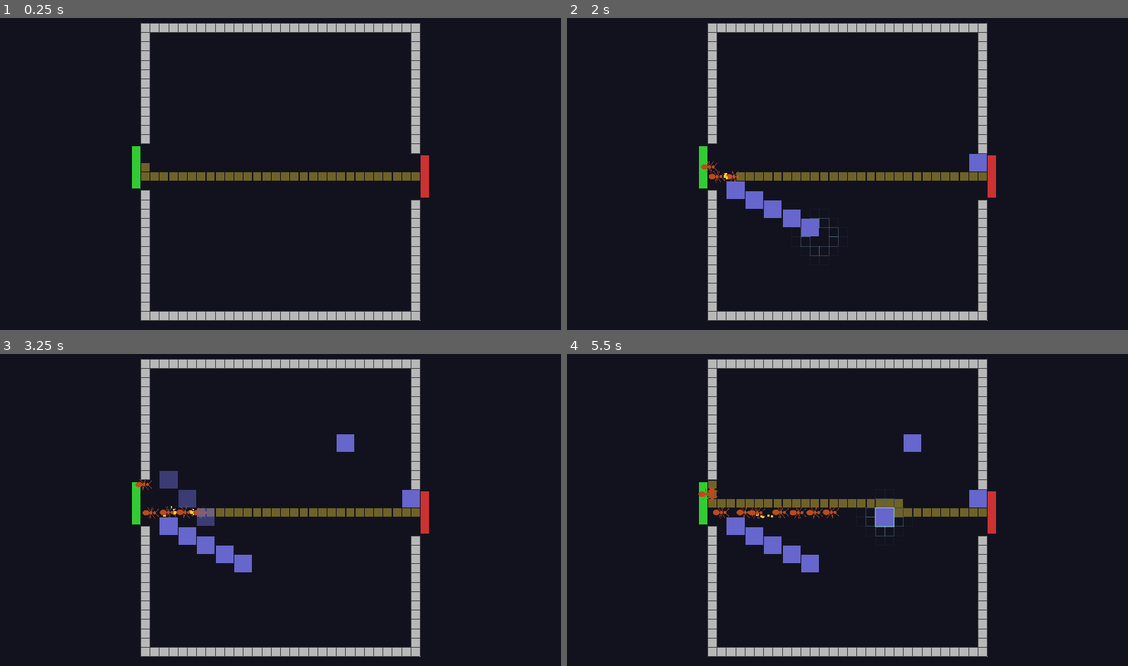
Above: before the commit, frames 1-4 (two rows, left to right).
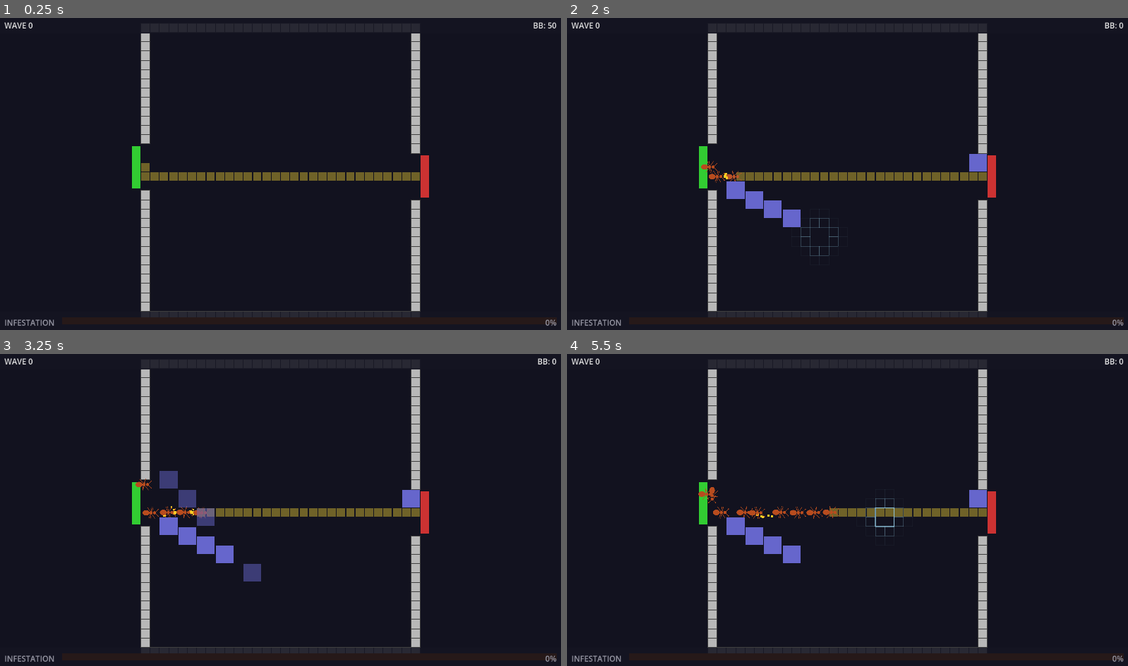
Above: after the commit, the same moments.

Repository: TimGoergen/critter-quitters
Game: Godot game, scene res://Main.tscn
Two runs of this game, one before a commit and one after it. Both use one fixed random seed, a clock stepped at 60 frames per second and the inputs below.
Inputs (mouse positions are in pixels of both pictures, inside the frame that each line leads up to):
- Up to frame 1 (0.25 s): no input
- Up to frame 2 (2 s): tap Enter at 0.5 s; move the mouse to (970, 155) at 0.52 s; click (970, 155) at 0.67 s; tap Space at 1.25 s; drag from (735, 186) to (819, 236) at 1.27 s
- Up to frame 3 (3.25 s): move the mouse to (336, 438) at 2.02 s; click (336, 438) at 2.17 s; drag from (252, 572) to (112, 460) at 2.77 s
- Up to frame 4 (5.5 s): move the mouse to (1015, 556) at 3.52 s; click (1015, 556) at 3.67 s; drag from (679, 460) to (763, 428) at 4.27 s; move the mouse to (875, 506) at 5.02 s; click (875, 506) at 5.17 s

The runs differ from the first frame. In frame 1, 3.3% of the frame differs, in the area x 0-100%, y 1-99%; in frame 2, 3.5%; in frame 3, 3.8%; in frame 4, 4.9%.

Commit message:
Implement Bug Bucks economy and Infestation Level
- Add cost to Trap STATS; expose get_cost()
- Add bounty to Enemy STATS; expose get_bounty()
- Wire GameState: add_bug_bucks, spend_bug_bucks, add_infestation with signals
- Arena deducts cost on placement, awards 70% refund on removal
- Arena awards bounty on kill, increments infestation on exit
- HUD overlay: Bug Bucks counter, wave number, infestation bar

Co-Authored-By: Claude Sonnet 4.6 <noreply@anthropic.com>

Diff:
--- a/game/arena/Arena.gd
+++ b/game/arena/Arena.gd
@@ -31,6 +31,7 @@
 const Enemy       = preload("res://enemies/Enemy.gd")
 const Trap        = preload("res://traps/Trap.gd")
 const Projectile  = preload("res://traps/Projectile.gd")
+const HUD         = preload("res://ui/HUD.gd")
 
 
 # ---------------------------------------------------------------------------
@@ -159,6 +160,7 @@
 	_spawn_arena_border()
 
 	_pathfinder.recalculate()
+	add_child(HUD.new())
 	_start_wave()
 
 
@@ -269,10 +271,9 @@
 	_drag_origin = Vector2i(-1, -1)
 
 
-## Returns true if the player can afford one more trap.
-## Phase 1 stub — always returns true until the currency system exists.
+## Returns true if the player can afford one more Snap Trap.
 func _can_afford_trap() -> bool:
-	return true   # TODO: check GameState.bug_bucks >= trap_cost
+	return GameState.bug_bucks >= Trap.STATS[Trap.TrapType.SNAP_TRAP]["cost"]
 
 
 ## Returns true if any active enemy's current or target cell falls inside
@@ -342,13 +343,15 @@
 		return
 
 	var anchor: Vector2i = _trap_anchors[cell]
+
+	if _trap_nodes.has(anchor):
+		GameState.add_bug_bucks(int(_trap_nodes[anchor].get_cost() * 0.7))
+		_trap_nodes[anchor].queue_free()
+		_trap_nodes.erase(anchor)
+
 	for c in _get_trap_cells(anchor):
 		_grid.remove_trap(c)
 		_trap_anchors.erase(c)
-
-	if _trap_nodes.has(anchor):
-		_trap_nodes[anchor].queue_free()
-		_trap_nodes.erase(anchor)
 
 
 ## Returns true if the given cells can be trapped without sealing either gap.
@@ -498,6 +501,7 @@
 
 
 func _on_enemy_reached_exit(enemy: Node3D) -> void:
+	GameState.add_infestation(enemy.get_infestation_damage())
 	_active_enemies.erase(enemy)
 	# enemy.queue_free() is called inside Enemy.gd — no double-free needed.
 
@@ -506,9 +510,9 @@
 
 
 func _on_enemy_died(enemy: Node3D) -> void:
+	GameState.add_bug_bucks(enemy.get_bounty())
 	_active_enemies.erase(enemy)
 	# enemy.queue_free() is called inside Enemy._die() after the flash tween.
-	# TODO: award Bug Bucks here once the currency system exists.
 
 	if _active_enemies.is_empty() and _enemies_left_to_spawn == 0:
 		_start_wave()
@@ -844,6 +848,7 @@
 	trap.fired.connect(_on_trap_fired)
 	_trap_container.add_child(trap)
 	trap.initialize(Trap.TrapType.SNAP_TRAP, _active_enemies)
+	GameState.spend_bug_bucks(trap.get_cost())
 	_trap_nodes[anchor] = trap
 
 
--- a/game/core/GameState.gd
+++ b/game/core/GameState.gd
@@ -41,6 +41,12 @@
 ## Emitted once when a run ends, before transitioning back to the hub.
 signal run_ended
 
+## Emitted whenever bug_bucks changes. HUD connects here to stay current.
+signal bug_bucks_changed(new_amount: int)
+
+## Emitted whenever infestation_level changes. HUD connects here to stay current.
+signal infestation_changed(new_level: float)
+
 
 # ---------------------------------------------------------------------------
 # Constants
@@ -54,13 +60,16 @@
 ## TODO: tune via playtesting; increase via meta upgrades
 const STARTING_BUG_BUCKS: int = 50
 
+## Total infestation points that fill the bar to 1.0.
+## TODO: tune via playtesting
+const INFESTATION_MAX: int = 20
+
 
 # ---------------------------------------------------------------------------
 # Run state
 #
 # These values are reset at the start of each run by start_run().
-# Read them freely; mutate them only through the methods below or through
-# the systems that own each value (e.g. economy system owns bug_bucks).
+# Read them freely; mutate them only through the methods below.
 # ---------------------------------------------------------------------------
 
 ## Current phase of the game. Setting this property emits phase_changed.
@@ -107,6 +116,8 @@
 	infestation_level = 0.0
 	current_phase = Phase.PLACING
 	run_started.emit()
+	bug_bucks_changed.emit(bug_bucks)
+	infestation_changed.emit(infestation_level)
 
 
 ## Ends the current run and returns the game to the hub.
@@ -114,3 +125,27 @@
 func end_run() -> void:
 	current_phase = Phase.RUN_OVER
 	run_ended.emit()
+
+
+## Adds amount to bug_bucks and notifies listeners.
+func add_bug_bucks(amount: int) -> void:
+	bug_bucks += amount
+	bug_bucks_changed.emit(bug_bucks)
+
+
+## Deducts amount from bug_bucks if affordable. Returns true on success.
+func spend_bug_bucks(amount: int) -> bool:
+	if bug_bucks < amount:
+		return false
+	bug_bucks -= amount
+	bug_bucks_changed.emit(bug_bucks)
+	return true
+
+
+## Increases infestation_level by points / INFESTATION_MAX.
+## Calls end_run() if the level reaches 1.0.
+func add_infestation(points: int) -> void:
+	infestation_level = minf(infestation_level + float(points) / float(INFESTATION_MAX), 1.0)
+	infestation_changed.emit(infestation_level)
+	if infestation_level >= 1.0:
+		end_run()
--- a/game/enemies/Enemy.gd
+++ b/game/enemies/Enemy.gd
@@ -49,11 +49,11 @@
 ##   infestation   — Infestation Level increase when this pest reaches the exit
 ##   color         — placeholder cylinder colour (replaced by ASCII billboard in Phase 3)
 const STATS := {
-	EnemyType.ANT:       { "hp": 10,  "speed": 3.0, "infestation": 1,  "color": Color(0.85, 0.35, 0.15) },
-	EnemyType.CRICKET:   { "hp":  8,  "speed": 5.0, "infestation": 1,  "color": Color(0.50, 0.80, 0.20) },
-	EnemyType.BEETLE:    { "hp": 40,  "speed": 1.5, "infestation": 3,  "color": Color(0.20, 0.40, 0.80) },
-	EnemyType.COCKROACH: { "hp": 80,  "speed": 1.0, "infestation": 5,  "color": Color(0.55, 0.30, 0.10) },
-	EnemyType.RAT:       { "hp": 200, "speed": 0.7, "infestation": 10, "color": Color(0.70, 0.65, 0.60) },
+	EnemyType.ANT:       { "hp": 10,  "speed": 3.0, "infestation": 1,  "bounty": 1,  "color": Color(0.85, 0.35, 0.15) },
+	EnemyType.CRICKET:   { "hp":  8,  "speed": 5.0, "infestation": 1,  "bounty": 2,  "color": Color(0.50, 0.80, 0.20) },
+	EnemyType.BEETLE:    { "hp": 40,  "speed": 1.5, "infestation": 3,  "bounty": 5,  "color": Color(0.20, 0.40, 0.80) },
+	EnemyType.COCKROACH: { "hp": 80,  "speed": 1.0, "infestation": 5,  "bounty": 10, "color": Color(0.55, 0.30, 0.10) },
+	EnemyType.RAT:       { "hp": 200, "speed": 0.7, "infestation": 10, "bounty": 25, "color": Color(0.70, 0.65, 0.60) },
 }
 
 
@@ -119,6 +119,7 @@
 
 # Set to true when _die() is called; stops movement and prevents re-entry.
 var _is_dead: bool = false
+var _bounty: int = 0
 
 # Accumulated walk time used to index into ANT_FRAMES.
 var _walk_time: float = 0.0
@@ -148,6 +149,7 @@
 	_max_hp            = stats["hp"]
 	_current_hp        = _max_hp
 	_infestation_damage = stats["infestation"]
+	_bounty            = stats["bounty"]
 
 	_path         = initial_path
 	_current_cell = _path[0]
@@ -198,6 +200,11 @@
 ## Returns the Infestation Level damage this pest deals on exit.
 func get_infestation_damage() -> int:
 	return _infestation_damage
+
+
+## Returns the Bug Bucks awarded to the player for killing this pest.
+func get_bounty() -> int:
+	return _bounty
 
 
 # ---------------------------------------------------------------------------
--- a/game/traps/Trap.gd
+++ b/game/traps/Trap.gd
@@ -38,10 +38,10 @@
 ##   cooldown — seconds between shots; 0.0 = passive (no shots fired)
 ##   color    — placeholder box colour (replaced by ASCII billboard in Phase 3)
 const STATS := {
-	TrapType.SNAP_TRAP:  { "damage": 1.5,  "range": 3.5, "cooldown": 1.0, "color": Color(0.40, 0.40, 0.80) },
-	TrapType.ZAPPER:     { "damage": 25.0, "range": 6.0, "cooldown": 2.5, "color": Color(0.90, 0.85, 0.20) },
-	TrapType.FOGGER:     { "damage": 15.0, "range": 4.0, "cooldown": 2.0, "color": Color(0.60, 0.90, 0.60) },
-	TrapType.GLUE_BOARD: { "damage": 0.0,  "range": 3.0, "cooldown": 0.0, "color": Color(0.80, 0.70, 0.30) },
+	TrapType.SNAP_TRAP:  { "damage": 1.5,  "range": 3.5, "cooldown": 1.0, "cost": 10, "color": Color(0.40, 0.40, 0.80) },
+	TrapType.ZAPPER:     { "damage": 25.0, "range": 6.0, "cooldown": 2.5, "cost": 25, "color": Color(0.90, 0.85, 0.20) },
+	TrapType.FOGGER:     { "damage": 15.0, "range": 4.0, "cooldown": 2.0, "cost": 20, "color": Color(0.60, 0.90, 0.60) },
+	TrapType.GLUE_BOARD: { "damage": 0.0,  "range": 3.0, "cooldown": 0.0, "cost": 15, "color": Color(0.80, 0.70, 0.30) },
 }
 
 
@@ -65,6 +65,7 @@
 var _range: float        = 0.0
 var _cooldown: float     = 0.0
 var _cooldown_remaining: float = 0.0
+var _cost: int           = 0
 
 # Direct reference to Arena._active_enemies. GDScript arrays are reference
 # types, so this always reflects the live list without any extra bookkeeping.
@@ -85,6 +86,7 @@
 	_damage    = stats["damage"]
 	_range     = stats["range"]
 	_cooldown  = stats["cooldown"]
+	_cost      = stats["cost"]
 
 	_spawn_visual(stats["color"])
 
@@ -164,6 +166,11 @@
 # Private helpers
 # ---------------------------------------------------------------------------
 
+## Returns the Bug Bucks cost to place this trap.
+func get_cost() -> int:
+	return _cost
+
+
 ## Creates the placeholder visual as a child MeshInstance3D.
 ## Replaced by an ASCII billboard node in Phase 3.
 func _spawn_visual(color: Color) -> void:
--- /dev/null
+++ b/game/ui/HUD.gd
@@ -0,0 +1,114 @@
+## HUD.gd
+## Minimal in-run overlay: Bug Bucks counter, wave number, Infestation bar.
+## Built procedurally — no scene file required.
+
+extends CanvasLayer
+
+const COLOR_PANEL_BG    := Color(0.08, 0.08, 0.13, 0.88)
+const COLOR_BAR_BG      := Color(0.15, 0.10, 0.10, 1.0)
+const COLOR_BAR_FILL    := Color(0.85, 0.22, 0.22, 1.0)
+const COLOR_TEXT        := Color(0.90, 0.90, 0.90, 1.0)
+const COLOR_TEXT_DIM    := Color(0.60, 0.60, 0.65, 1.0)
+
+const PANEL_H: float = 40.0
+const BAR_H:   float = 14.0
+const MARGIN:  float = 12.0
+
+var _wave_label:        Label
+var _bucks_label:       Label
+var _infestation_fill:  ColorRect
+var _infestation_label: Label
+
+
+func _ready() -> void:
+	_build_ui()
+	GameState.bug_bucks_changed.connect(_on_bucks_changed)
+	GameState.infestation_changed.connect(_on_infestation_changed)
+	GameState.phase_changed.connect(_on_phase_changed)
+	_on_bucks_changed(GameState.bug_bucks)
+	_on_infestation_changed(GameState.infestation_level)
+	_refresh_wave()
+
+
+func _build_ui() -> void:
+	# --- Top panel ---
+	var top_bg := ColorRect.new()
+	top_bg.color = COLOR_PANEL_BG
+	top_bg.anchor_right  = 1.0
+	top_bg.anchor_bottom = 0.0
+	top_bg.offset_bottom = PANEL_H
+	add_child(top_bg)
+
+	_wave_label = _make_label("WAVE 0", Vector2(MARGIN, 0.0), PANEL_H)
+	top_bg.add_child(_wave_label)
+
+	_bucks_label = _make_label("BB: 0", Vector2(0.0, 0.0), PANEL_H)
+	_bucks_label.anchor_left  = 1.0
+	_bucks_label.anchor_right = 1.0
+	_bucks_label.offset_left  = -140.0
+	_bucks_label.offset_right = -MARGIN
+	_bucks_label.horizontal_alignment = HORIZONTAL_ALIGNMENT_RIGHT
+	top_bg.add_child(_bucks_label)
+
+	# --- Bottom infestation bar ---
+	var bar_bg := ColorRect.new()
+	bar_bg.color = COLOR_PANEL_BG
+	bar_bg.anchor_top    = 1.0
+	bar_bg.anchor_bottom = 1.0
+	bar_bg.anchor_right  = 1.0
+	bar_bg.offset_top    = -(BAR_H + MARGIN * 2.0)
+	add_child(bar_bg)
+
+	var bar_label := _make_label("INFESTATION", Vector2(MARGIN, 0.0), BAR_H + MARGIN * 2.0)
+	bar_label.add_theme_color_override("font_color", COLOR_TEXT_DIM)
+	bar_bg.add_child(bar_label)
+
+	var track := ColorRect.new()
+	track.color        = COLOR_BAR_BG
+	track.anchor_right = 1.0
+	track.offset_left  = 130.0
+	track.offset_right = -MARGIN
+	track.offset_top   = MARGIN
+	track.offset_bottom = MARGIN + BAR_H
+	bar_bg.add_child(track)
+
+	_infestation_fill = ColorRect.new()
+	_infestation_fill.color  = COLOR_BAR_FILL
+	_infestation_fill.size.y = BAR_H
+	_infestation_fill.position.y = MARGIN
+	track.add_child(_infestation_fill)
+
+	_infestation_label = _make_label("0%", Vector2(0.0, 0.0), BAR_H + MARGIN * 2.0)
+	_infestation_label.anchor_left   = 1.0
+	_infestation_label.anchor_right  = 1.0
+	_infestation_label.offset_left   = -56.0
+	_infestation_label.offset_right  = -MARGIN
+	_infestation_label.horizontal_alignment = HORIZONTAL_ALIGNMENT_RIGHT
+	_infestation_label.add_theme_color_override("font_color", COLOR_TEXT_DIM)
+	bar_bg.add_child(_infestation_label)
+
+
+func _on_bucks_changed(amount: int) -> void:
+	_bucks_label.text = "BB: %d" % amount
+
+
+func _on_infestation_changed(level: float) -> void:
+	var track: Control = _infestation_fill.get_parent()
+	_infestation_fill.size.x = track.size.x * level
+	_infestation_label.text  = "%d%%" % roundi(level * 100.0)
+
+
+func _on_phase_changed(_phase: int) -> void:
+	_refresh_wave()
+
+
+func _refresh_wave() -> void:
+	_wave_label.text = "WAVE %d" % GameState.current_wave
+
+
+func _make_label(text: String, pos: Vector2, container_h: float) -> Label:
+	var lbl := Label.new()
+	lbl.text     = text
+	lbl.position = Vector2(pos.x, (container_h - 16.0) * 0.5)
+	lbl.add_theme_color_override("font_color", COLOR_TEXT)
+	return lbl
